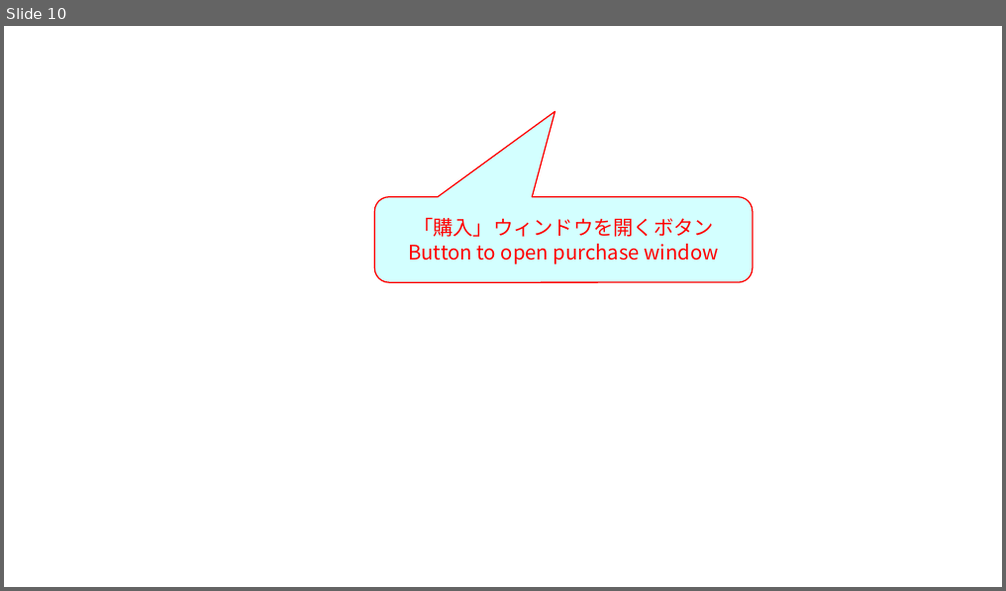
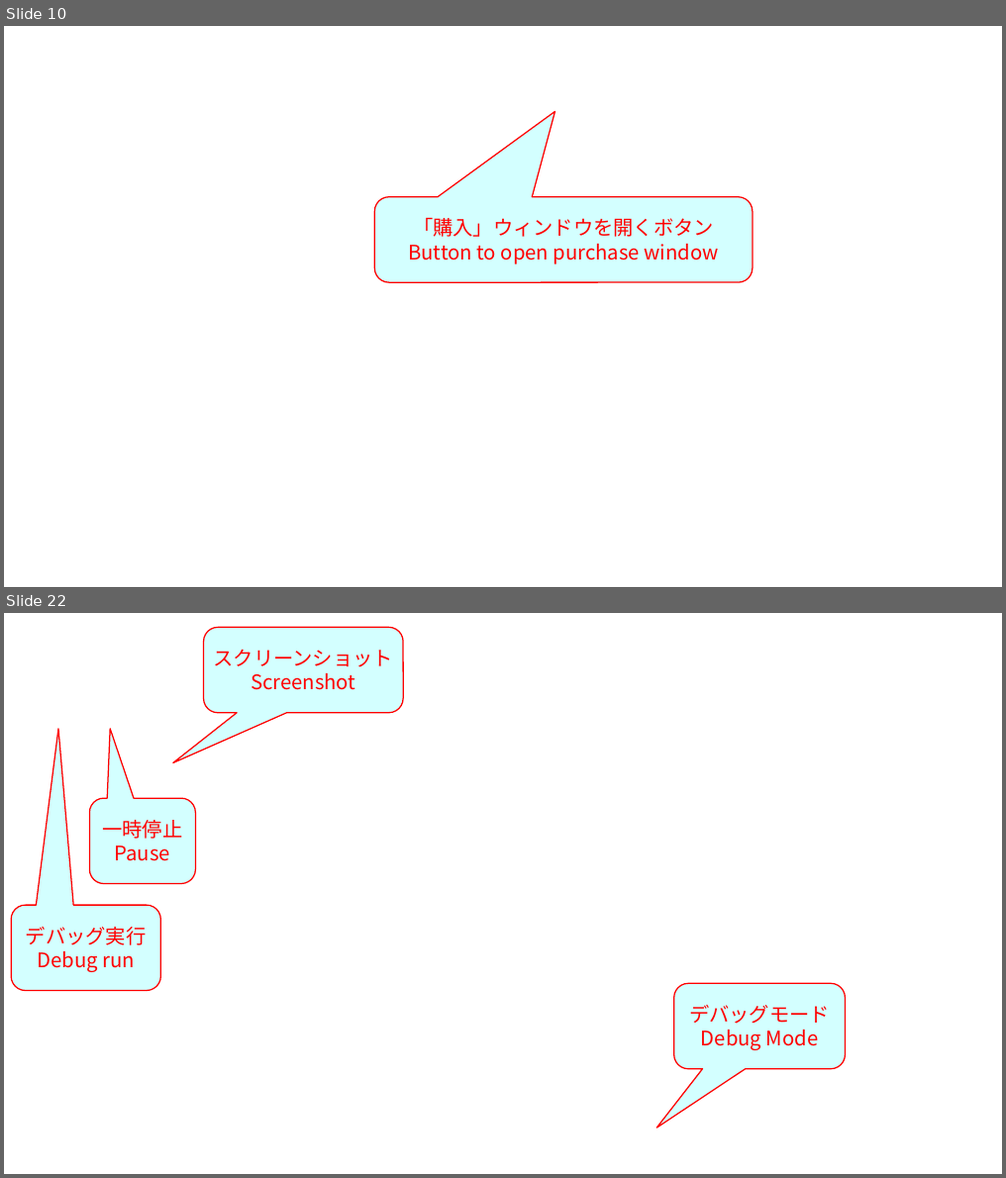
Before and after one commit to takezoff/x8support, a slide deck: work/x8_figures.odp. Shown one above the other, each under a label of ours: slide 10 before the commit, slides 10 and 22 after it; the slides between them are not shown. The pictures are 1006x591 and 1006x1178 pixels, drawn with LibreOffice and Linux fonts; fonts in the diff are those of the drawing; background and template pictures are left out. Boxes give left, top, right and bottom in pixels: in the first picture for what was removed or moved away, otherwise in the second. Text is boxed around its words. In the diff, an @@ line names an element or a change of style, - is before the commit and + after.

```diff
--- a/work/x8_figures.odp
+++ b/work/x8_figures.odp
@@ slide 22 added at bbox=[4, 613, 1002, 1174], background picture (left out) @@
@@ rounded speech box added at bbox=[203, 628, 402, 713], fill #CCFFFF at 85% opacity, outline #FF0000 0.99 pt, 16 pt, text #FF0000 @@
+スクリーンショット
+Screenshot
@@ rounded speech box added at bbox=[89, 799, 195, 883], fill #CCFFFF at 85% opacity, outline #FF0000 0.99 pt, 16 pt, text #FF0000 @@
+一時停止
+Pause
@@ rounded speech box added at bbox=[11, 905, 160, 990], fill #CCFFFF at 85% opacity, outline #FF0000 0.99 pt, 16 pt, text #FF0000 @@
+デバッグ実行
+Debug run
@@ rounded speech box added at bbox=[674, 983, 846, 1068], fill #CCFFFF at 85% opacity, outline #FF0000 0.99 pt, 16 pt, text #FF0000 @@
+デバッグモード
+Debug Mode
```
Also in this commit, not shown: 19 other slides added, 43 other files.
